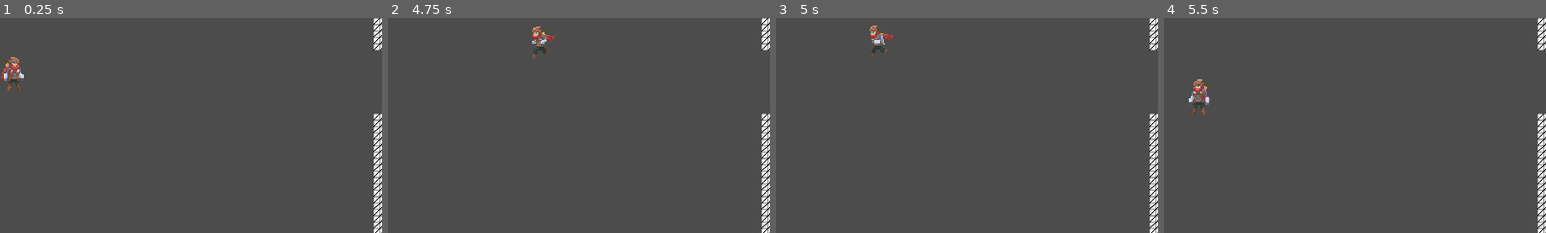
Above: before the commit, frames 1-4 (left to right).
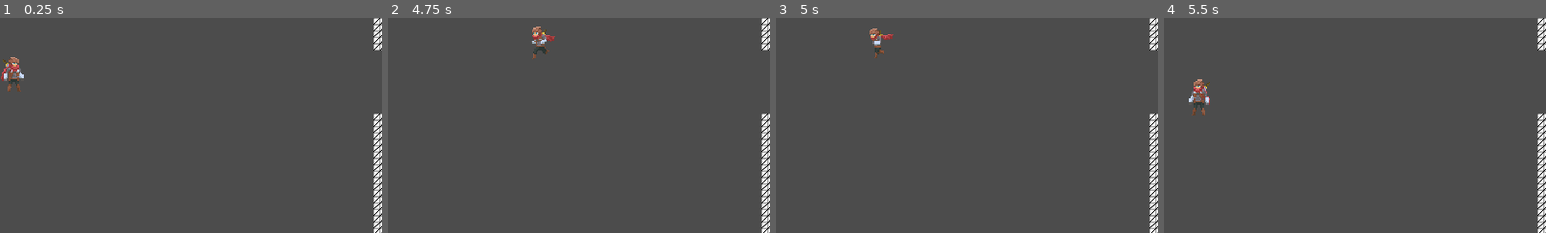
Above: after the commit, the same moments.

Repository: FabianLars/DGDSS2020
Game: Godot game, scene res://Menu.tscn
Same seed, same stepped clock (60 frames per second), same inputs: the game is played once before the commit and once after it.
Inputs:
- Up to frame 1 (0.25 s): no input
- Up to frame 2 (4.75 s): hold D (move_right) 0.53-1.28 s; hold S (move_down) 1.28-2.03 s; hold D (move_right) 2.03-2.78 s; tap Enter at 2.75 s; hold W (move_up) 2.78-3.53 s; hold A (move_left) from 3.53 s (still down)
- Up to frame 3 (5 s): keep holding A (move_left)
- Up to frame 4 (5.5 s): release A (move_left) at 5.03 s; hold S (move_down) from 5.03 s (still down)
The pictures show only the part of the screen within x 46-96%, y 34-84%; the shares and areas given below are measured in that part.

Frames 1-2 are identical in both runs. In frame 3, 0.4% of the frame differs, in the area x 24-31%, y 3-19%; in frame 4, nothing differs.

Commit message:
Animation fix  Nr. 100

Diff:
--- a/godot/player/Player.gd
+++ b/godot/player/Player.gd
@@ -87,8 +87,8 @@
 	elif Input.is_action_just_pressed("shoot_right") and can_fire:
 		get_node("Sprite").set_flip_h(false)
 		anim.play("shoot")
-	elif anim.current_animation == "shoot":
-		pass
+	#elif anim.current_animation == "shoot":
+		#pass
 	elif(Input.is_action_pressed("move_left")):
 		get_node("Sprite").set_flip_h(true)
 		anim.play("walk")
--- a/godot/player/Player.tscn
+++ b/godot/player/Player.tscn
@@ -18,7 +18,7 @@
 tracks/0/keys = {
 "times": PoolRealArray( 0, 0.25, 0.5, 0.75 ),
 "transitions": PoolRealArray( 1, 1, 1, 1 ),
-"update": 0,
+"update": 1,
 "values": [ 0, 1, 2, 3 ]
 }
 
@@ -34,10 +34,10 @@
 tracks/0/imported = false
 tracks/0/enabled = true
 tracks/0/keys = {
-"times": PoolRealArray( 0, 0.05, 0.1, 0.15, 0.2, 0.25, 0.3, 0.35, 0.4 ),
-"transitions": PoolRealArray( 1, 1, 1, 1, 1, 1, 1, 1, 1 ),
-"update": 0,
-"values": [ 179, 180, 181, 182, 183, 184, 185, 186, 187 ]
+"times": PoolRealArray( 0, 0.05, 0.1, 0.15, 0.2, 0.25, 0.3, 0.35 ),
+"transitions": PoolRealArray( 1, 1, 1, 1, 1, 1, 1, 1 ),
+"update": 1,
+"values": [ 179, 180, 181, 182, 183, 184, 185, 186 ]
 }
 
 [sub_resource type="Animation" id=4]
@@ -53,7 +53,7 @@
 tracks/0/keys = {
 "times": PoolRealArray( 0, 0.25, 0.5, 0.75, 1, 1.25 ),
 "transitions": PoolRealArray( 1, 1, 1, 1, 1, 1 ),
-"update": 0,
+"update": 1,
 "values": [ 8, 9, 10, 11, 12, 13 ]
 }
 
@@ -67,7 +67,7 @@
 texture = ExtResource( 2 )
 vframes = 10
 hframes = 20
-frame = 188
+frame = 9
 
 [node name="CollisionShape2D" type="CollisionShape2D" parent="."]
 position = Vector2( 0, 22 )
